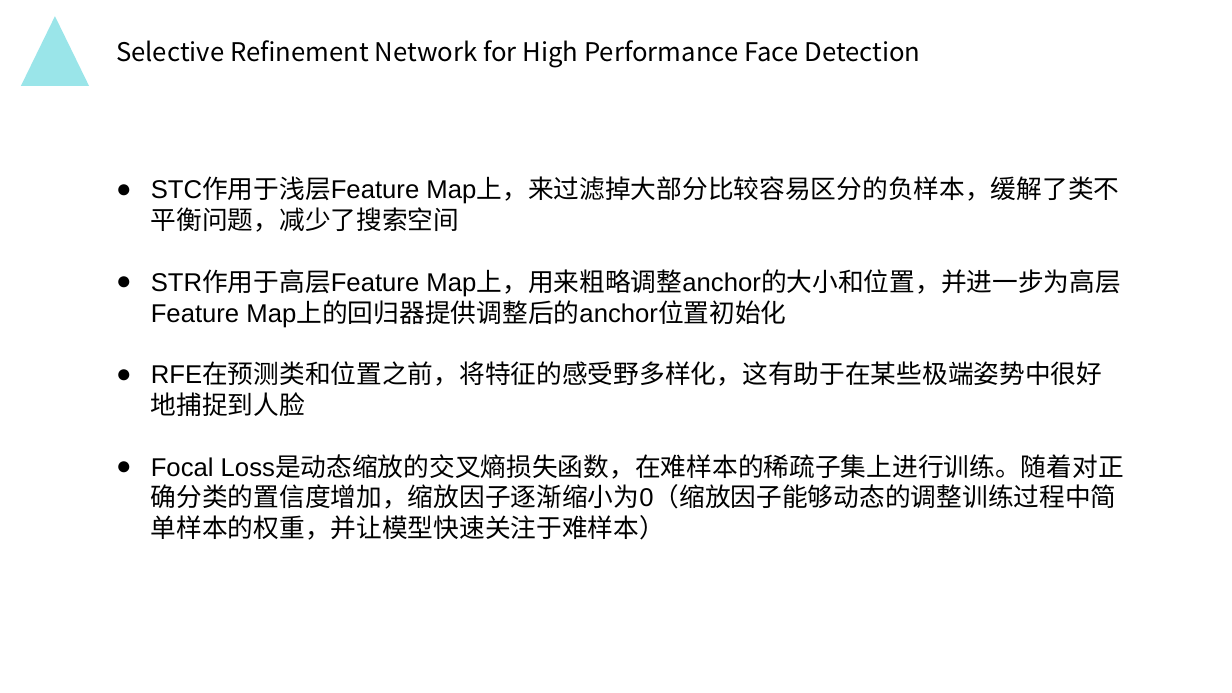
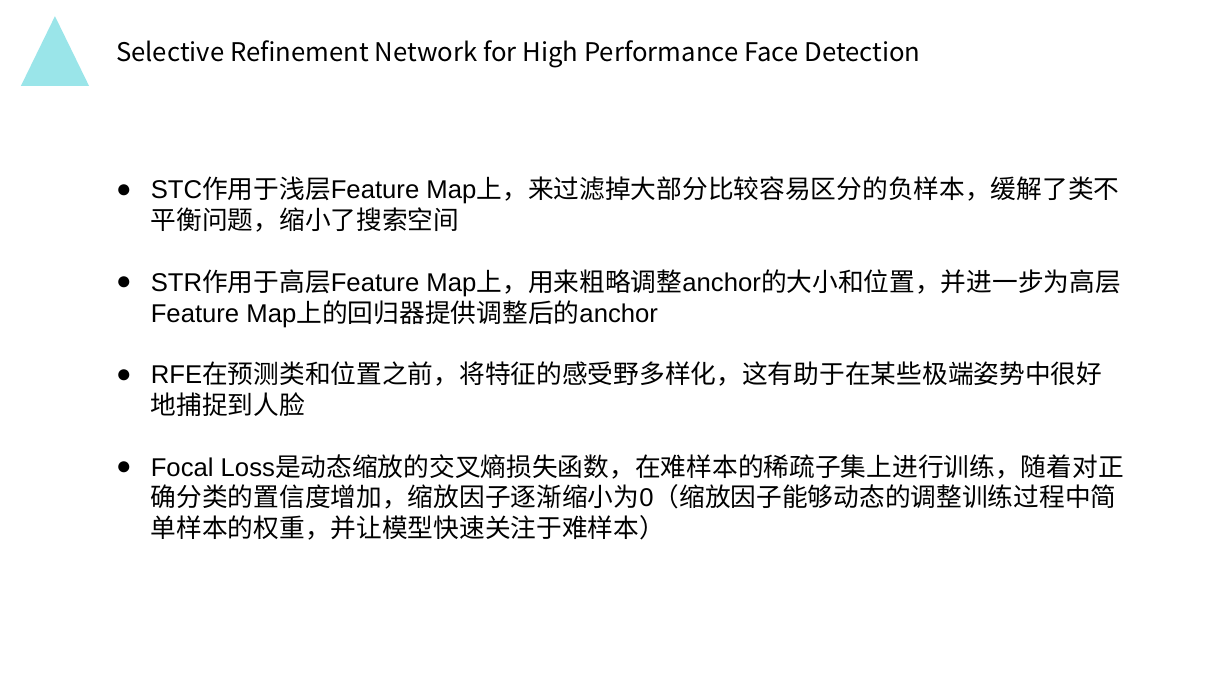
Before and after one commit to MydrBH/201720121206LvCheng, a slide deck: slide 19 of 中期报告.pptx. Drawn at 1232x693 pixels with LibreOffice and Linux fonts; fonts in the diff are those of the drawing; background and template pictures are left out. Boxes give left, top, right and bottom in pixels: in the first picture for what was removed or moved away, otherwise in the second. Text is boxed around its words. In the diff, an @@ line names an element or a change of style, - is before the commit and + after.

```diff
--- a/中期报告.pptx
+++ b/中期报告.pptx
@@ text at [151,178,1121,328]: text changed @@
-● STC作用于浅层Feature Map上，来过滤掉大部分比较容易区分的负样本，缓解了类不平衡问题，减少了搜索空间
-● STR作用于高层Feature Map上，用来粗略调整anchor的大小和位置，并进一步为高层Feature Map上的回归器提供调整后的anchor位置初始化
+● STC作用于浅层Feature Map上，来过滤掉大部分比较容易区分的负样本，缓解了类不平衡问题，缩小了搜索空间
+● STR作用于高层Feature Map上，用来粗略调整anchor的大小和位置，并进一步为高层Feature Map上的回归器提供调整后的anchor
@@ text at [151,455,1124,540]: text changed @@
-● Focal Loss是动态缩放的交叉熵损失函数，在难样本的稀疏子集上进行训练。随着对正确分类的置信度增加，缩放因子逐渐缩小为0（缩放因子能够动态的调整训练过程中简单样本的权重，并让模型快速关注于难样本）
+● Focal Loss是动态缩放的交叉熵损失函数，在难样本的稀疏子集上进行训练，随着对正确分类的置信度增加，缩放因子逐渐缩小为0（缩放因子能够动态的调整训练过程中简单样本的权重，并让模型快速关注于难样本）
```
Also in this commit, not shown: 9 other slides changed.
